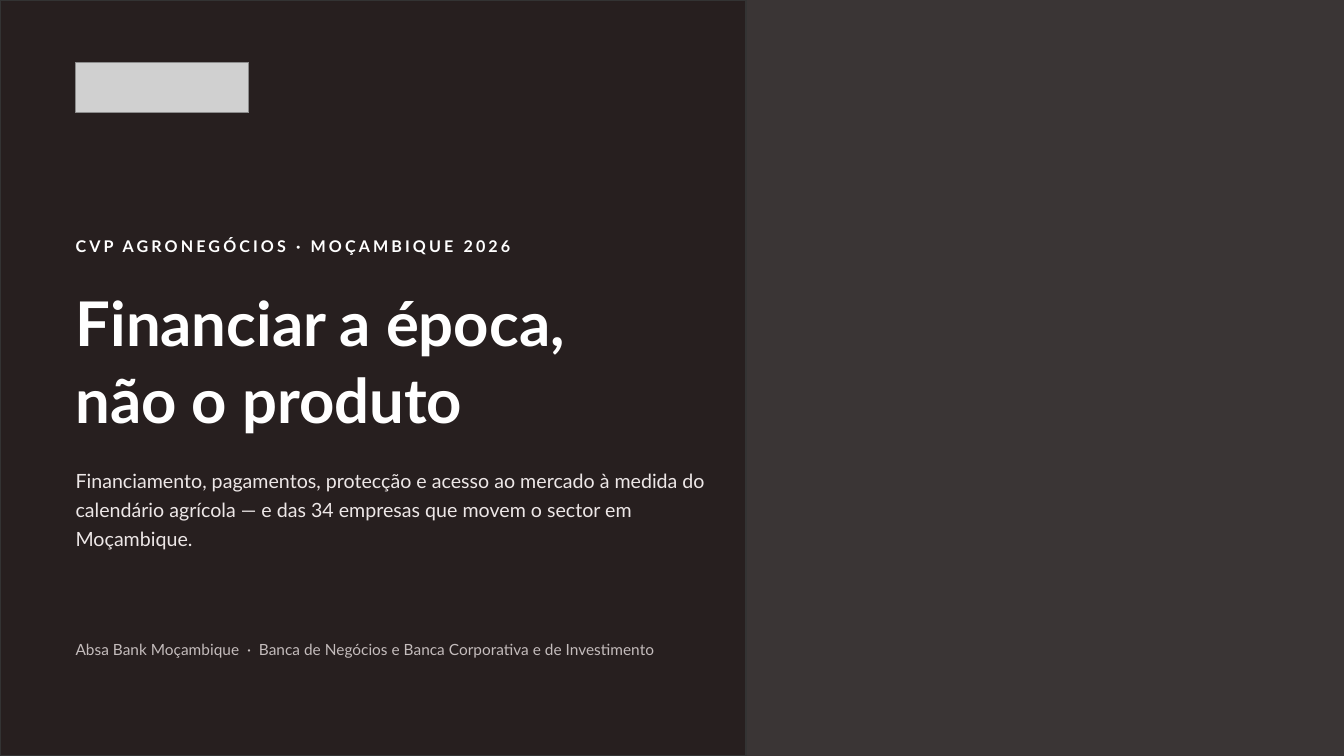
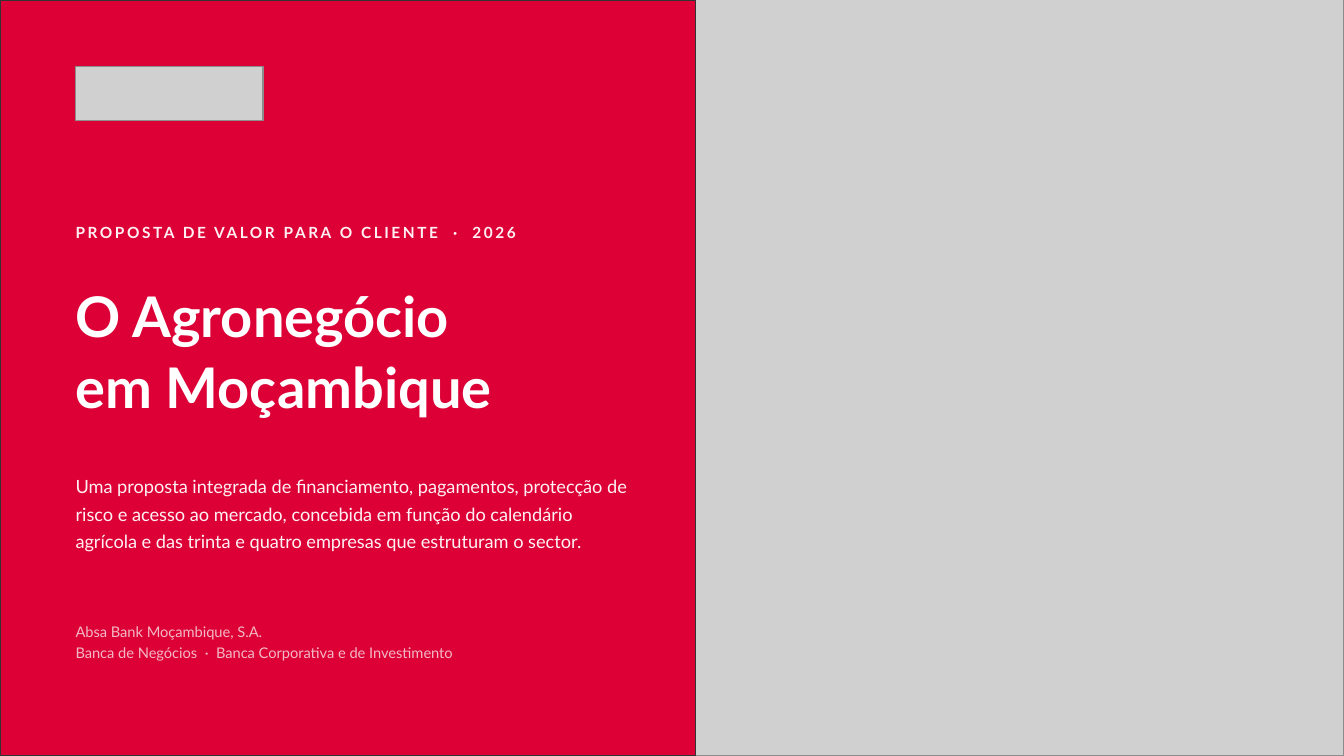
Before and after one commit to timoteomirolejr-hue/momo, a slide deck: slide 1 of cvp-agronegocios/CVP_Agronegocios_Absa_Mocambique_2026.pptx. Drawn at 1344x756 pixels with LibreOffice and Linux fonts; fonts in the diff are those of the drawing; grey boxes stand for pictures; background and template pictures are left out. Boxes give left, top, right and bottom in pixels: in the first picture for what was removed or moved away, otherwise in the second. Text is boxed around its words. In the diff, an @@ line names an element or a change of style, - is before the commit and + after.

```diff
--- a/cvp-agronegocios/CVP_Agronegocios_Absa_Mocambique_2026.pptx
+++ b/cvp-agronegocios/CVP_Agronegocios_Absa_Mocambique_2026.pptx
@@ background picture (left out) to #DC0037 @@
@@ rectangle: place and size @@
-rectangle at box(0, 0, 746, 756)
+rectangle at box(0, 0, 696, 756)
@@ rectangle at box(0, 0, 696, 756): fill #1A1010 at 58% opacity to #DC0037 @@
@@ picture added at box(625, 0, 1344, 756) @@
@@ picture: place and size @@
-picture at box(76, 63, 249, 113)
+picture at box(76, 67, 263, 121)
@@ text at box(100, 226, 112, 238): text changed; size 11.5 to 11 pt; text colour #FFFFFF to #FFF1F3 @@
-CVP AGRONEGÓCIOS · MOÇAMBIQUE 2026
+PROPOSTA DE VALOR PARA O CLIENTE · 2026
@@ text at box(76, 295, 492, 418): text changed; size 44 to 40 pt @@
-Financiar a época,
-não o produto
+O Agronegócio
+em Moçambique
@@ text at box(76, 479, 627, 552): text changed; size 14 to 13 pt; text colour #EDE7E7 to #FFF1F3 @@
-Financiamento, pagamentos, protecção e acesso ao mercado à medida do calendário agrícola — e das 34 empresas que movem o sector em Moçambique.
+Uma proposta integrada de financiamento, pagamentos, protecção de risco e acesso ao mercado, concebida em função do calendário agrícola e das trinta e quatro empresas que estruturam o sector.
@@ text at box(76, 626, 453, 661): text changed; size 11 to 10.5 pt; text colour #C4BCBC to #F3B9C4 @@
-Absa Bank Moçambique · Banca de Negócios e Banca Corporativa e de Investimento
+Absa Bank Moçambique, S.A.
+Banca de Negócios · Banca Corporativa e de Investimento
```
Also in this commit, not shown: 18 other slides changed, 7 slides added, 3 slides removed, 4 other files.
